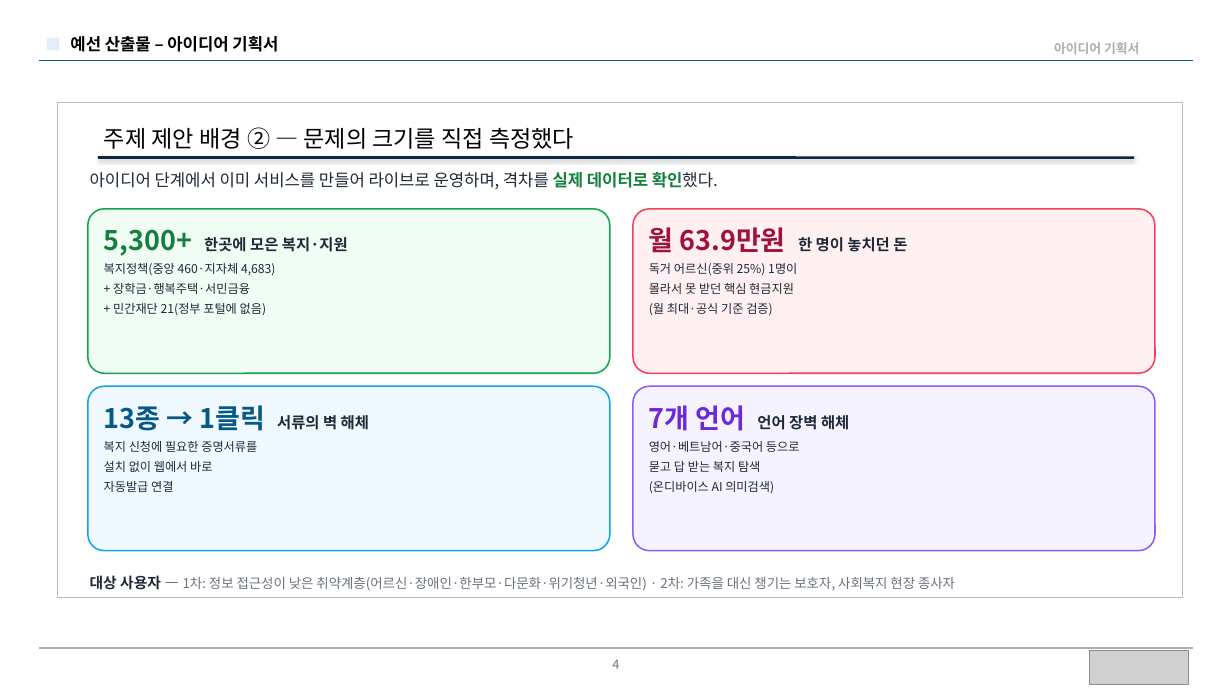
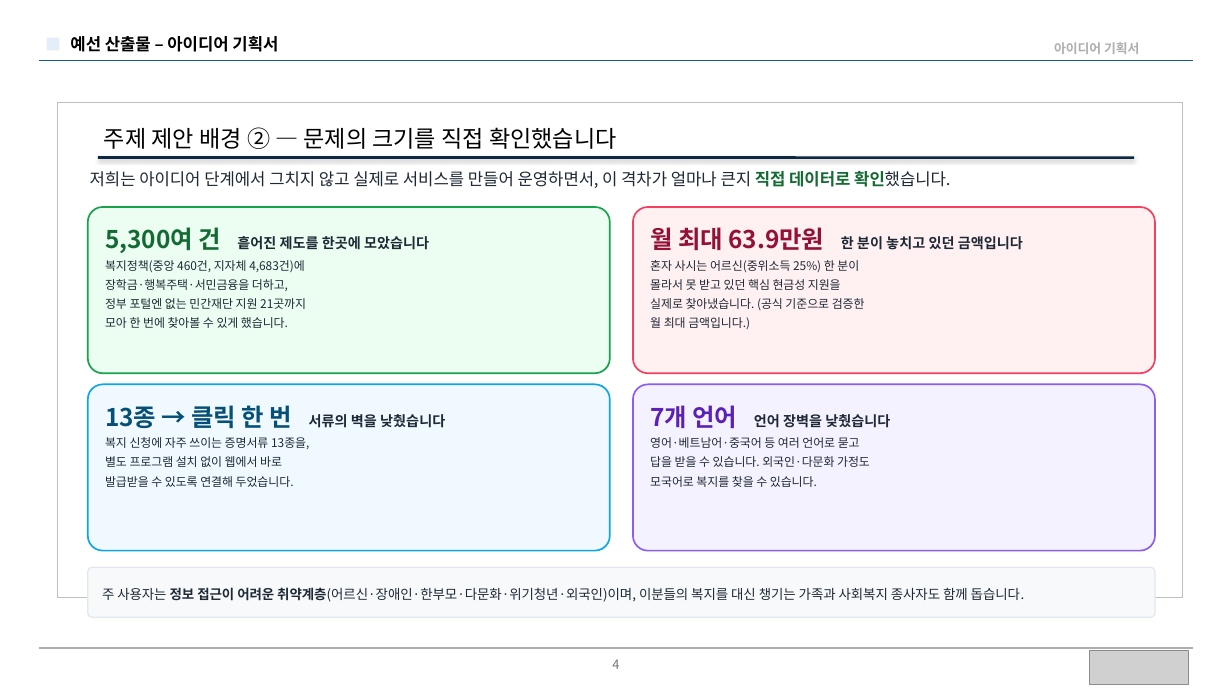
Before and after one commit to BioCode67/modoo-bom, a slide deck: slide 4 of docs/제출/모두봄-예선기획서-20p-규정안전판.pptx. Drawn at 1232x693 pixels with LibreOffice and Linux fonts; fonts in the diff are those of the drawing; grey boxes stand for pictures. Boxes give left, top, right and bottom in pixels: in the first picture for what was removed or moved away, otherwise in the second. Text is boxed around its words. In the diff, an @@ line names an element or a change of style, - is before the commit and + after.

Commit message:
docs(제출): 예선 기획서 v3 — Pretendard 폰트·존댓말/친절체·문장 풀어쓰기·팀정보 반영
- 폰트: Pretendard 적용 + PPT에 임베딩(심사 PC에 폰트 없어도 동일하게 표시)
- 어투: 전 슬라이드 '~습니다/~입니다' 존댓말·친절체로 전환(당찬 단정 어투 제거)
- 가독성: 축약을 풀어 완결된 문장으로 서술, 박스 여백을 채워 균형 개선
- 팀정보 자동 반영: 영남대학교 / 모두봄(ModooBom) / 팀장 김주형 외 4명(컴퓨터공학전공)
- 표현 개선: '개인정보 서버 전송 0' → '입력하신 정보는 기기 밖으로 나가지 않는 온디바이스 AI'(긍정·완성형)
- 앱 출시 반영: Summary·로드맵에 '모바일 앱 출시 준비/출시' 명시
- 커버리지 명시: 복지정책·복지서비스·장학금·행복주택·서민금융·민간재단 — 한곳에서

PowerPoint 렌더로 14장 전수 육안 검증(겹침·오버플로 수정 완료).

```diff
--- a/docs/제출/모두봄-예선기획서-20p-규정안전판.pptx
+++ b/docs/제출/모두봄-예선기획서-20p-규정안전판.pptx
@@ text at [104,127,617,149]: text changed; font Arial to Noto Sans CJK KR @@
-주제 제안 배경 ② — 문제의 크기를 직접 측정했다
+주제 제안 배경 ② — 문제의 크기를 직접 확인했습니다
@@ text at [90,171,950,188]: text changed; text colour #1F2937 to #1E2935 @@
-아이디어 단계에서 이미 서비스를 만들어 라이브로 운영하며, 격차를 실제 데이터로 확인했다.
+저희는 아이디어 단계에서 그치지 않고 실제로 서비스를 만들어 운영하면서, 이 격차가 얼마나 큰지 직접 데이터로 확인했습니다.
@@ rounded rectangle "5,300여 건 흩어진 제도를 한곳에 ..." at [88,207,610,373]: fill #F0FDF4 to #ECFDF2; outline #16A34A 1.2 pt to #16A34A 1.3 pt; proportions changed @@
@@ rounded rectangle "월 최대 63.9만원 한 분이 ..." at [633,207,1155,373]: fill #FFF1F2 to #FFF0F2; outline #F43F5E 1.2 pt to #F43F5E 1.3 pt; proportions changed @@
@@ text in rounded rectangle at [105,227,429,328]: text changed; size 9.5 to 9.3 pt; text colour #1F2937 to #1E2935 @@
-5,300+ 한곳에 모은 복지·지원
-복지정책(중앙 460·지자체 4,683)
-+ 장학금·행복주택·서민금융
-+ 민간재단 21(정부 포털에 없음)
+5,300여 건 흩어진 제도를 한곳에 모았습니다
+복지정책(중앙 460건, 지자체 4,683건)에
+장학금·행복주택·서민금융을 더하고,
+정부 포털엔 없는 민간재단 지원 21곳까지
+모아 한 번에 찾아볼 수 있게 했습니다.
@@ text in rounded rectangle at [650,227,1023,329]: text changed; size 9.5 to 9.3 pt; text colour #1F2937 to #1E2935 @@
-월 63.9만원 한 명이 놓치던 돈
-독거 어르신(중위 25%) 1명이
-몰라서 못 받던 핵심 현금지원
-(월 최대·공식 기준 검증)
+월 최대 63.9만원 한 분이 놓치고 있던 금액입니다
+혼자 사시는 어르신(중위소득 25%) 한 분이
+몰라서 못 받고 있던 핵심 현금성 지원을
+실제로 찾아냈습니다. (공식 기준으로 검증한
+월 최대 금액입니다.)
@@ rounded rectangle "13종 → 클릭 한 번 ..." at [88,384,610,551]: fill #F0F9FF to #EFF9FF; outline #0EA5E9 1.2 pt to #0EA5E9 1.3 pt; proportions changed @@
@@ rounded rectangle "7개 언어 언어 장벽을 낮췄습니다" at [633,384,1155,551]: fill #F5F3FF to #F5F2FF; outline #8B5CF6 1.2 pt to #8B5CF6 1.3 pt; proportions changed @@
@@ text in rounded rectangle at [105,405,445,487]: text changed; size 9.5 to 9.3 pt; text colour #1F2937 to #1E2935 @@
-13종 → 1클릭 서류의 벽 해체
-복지 신청에 필요한 증명서류를
-설치 없이 웹에서 바로
-자동발급 연결
+13종 → 클릭 한 번 서류의 벽을 낮췄습니다
+복지 신청에 자주 쓰이는 증명서류 13종을,
+별도 프로그램 설치 없이 웹에서 바로
+발급받을 수 있도록 연결해 두었습니다.
@@ text in rounded rectangle at [650,405,890,487]: text changed; size 9.5 to 9.3 pt; text colour #1F2937 to #1E2935 @@
-7개 언어 언어 장벽 해체
-영어·베트남어·중국어 등으로
-묻고 답 받는 복지 탐색
-(온디바이스 AI 의미검색)
+7개 언어 언어 장벽을 낮췄습니다
+영어·베트남어·중국어 등 여러 언어로 묻고
+답을 받을 수 있습니다. 외국인·다문화 가정도
+모국어로 복지를 찾을 수 있습니다.
@@ rounded rectangle "주 사용자는 정보 접근이 어려운 ...": place and size @@
-rounded rectangle "주 사용자는 정보 접근이 어려운 ..." at [90,575,955,591]
+rounded rectangle "주 사용자는 정보 접근이 어려운 ..." at [88,567,1155,617]
@@ rounded rectangle "주 사용자는 정보 접근이 어려운 ..." at [88,567,1155,617]: vertical alignment top to middle; fill none to #F7F9FB; outline none to #E3E8EE 1 pt @@
@@ text in rounded rectangle at [102,587,1025,602]: text changed; text colour #6B7280 to #1E2935 @@
-대상 사용자 — 1차: 정보 접근성이 낮은 취약계층(어르신·장애인·한부모·다문화·위기청년·외국인) · 2차: 가족을 대신 챙기는 보호자, 사회복지 현장 종사자
+주 사용자는 정보 접근이 어려운 취약계층(어르신·장애인·한부모·다문화·위기청년·외국인)이며, 이분들의 복지를 대신 챙기는 가족과 사회복지 종사자도 함께 돕습니다.
```
Also in this commit, not shown: 13 other slides changed, 2 other files.
